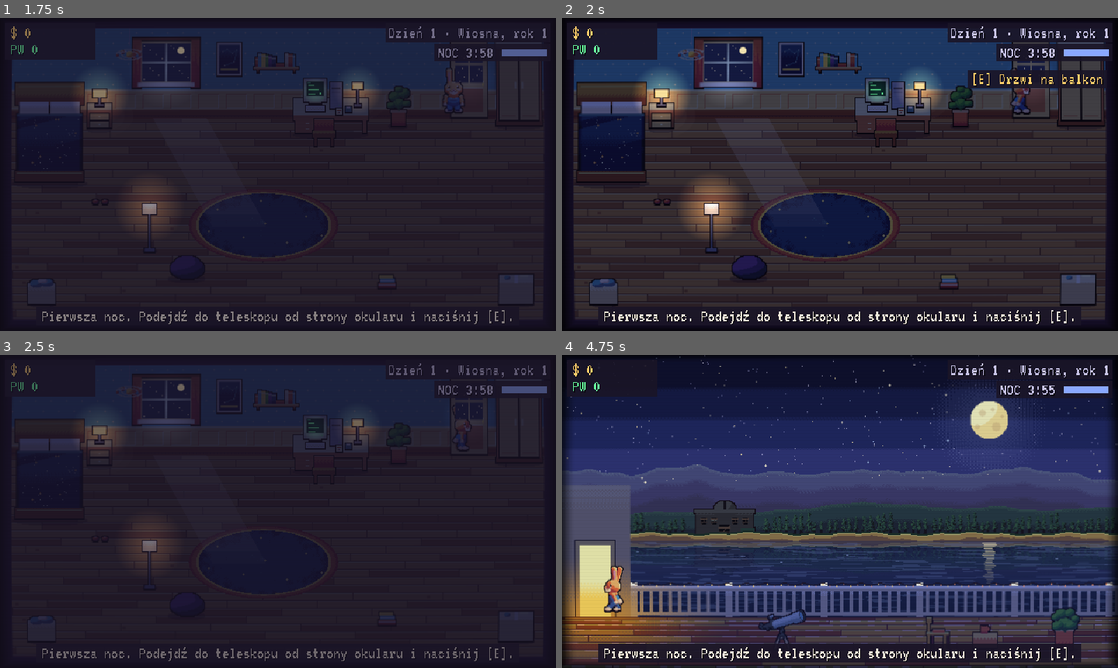
Above: before the commit, frames 1-4 (two rows, left to right).
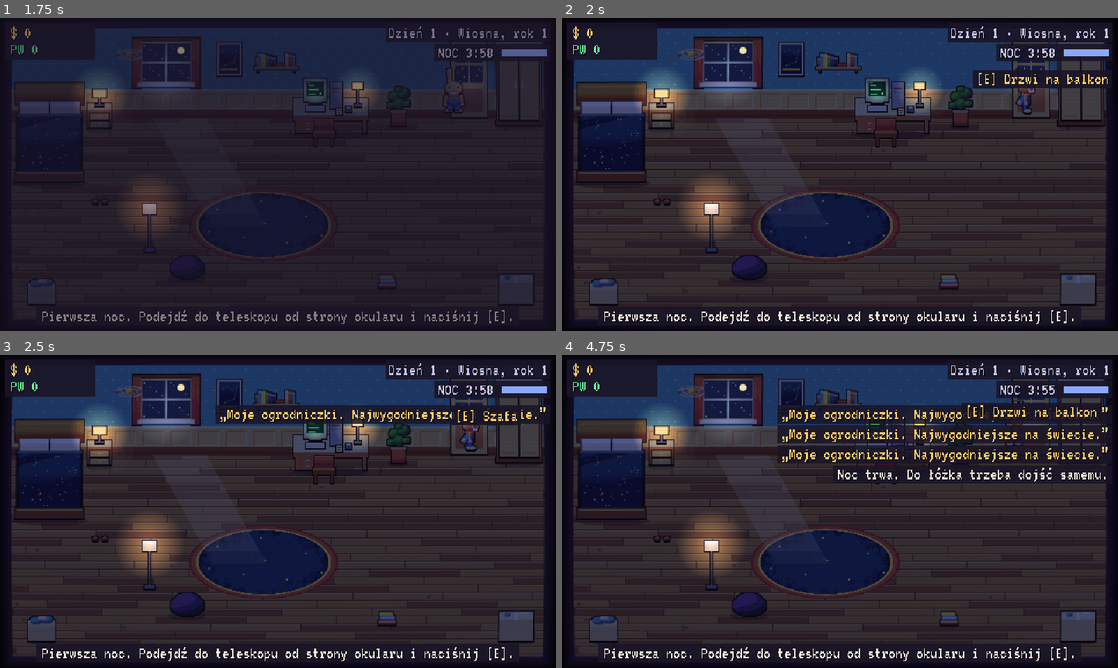
Above: after the commit, the same moments.

Repository: chysydzg/starwatcher
Game: Godot game, scene res://game/menu.tscn
Two runs of this game, one before a commit and one after it. Both use one fixed random seed, a clock stepped at 60 frames per second and the inputs below.
Inputs (mouse positions are in pixels of both pictures, inside the frame that each line leads up to):
- Up to frame 1 (1.75 s): click "START" at 0.5 s; tap Enter (ui_accept) at 1.25, 1.52 s; move the mouse to (400, 158) at 1.27 s; hold D (move_right) from 1.28 s (still down); hold E (interact) from 1.28 s (still down); click (400, 158) at 1.42 s
- Up to frame 2 (2 s): keep holding D (move_right); keep holding E (interact)
- Up to frame 3 (2.5 s): move the mouse to (166, 527) at 2.02 s; release D (move_right) at 2.03 s; release E (interact) at 2.03 s; hold Escape (back) from 2.03 s (still down); tap Space (confirm) at 2.1 s; tap Enter (ui_accept) at 2.27 s; tap E (interact) at 2.3 s
- Up to frame 4 (4.75 s): move the mouse to (895, 442) at 2.77 s; release Escape (back) at 2.78 s; hold D (move_right) 2.78-3.53 s; hold N (daynight) 2.78-3.53 s; tap E (interact) at 3.05, 3.8, 4.55 s; move the mouse to (812, 574) at 3.52 s; hold W (move_up) 3.53-4.28 s; tap X (focus_in) at 3.6 s; click (812, 574) at 3.67 s; tap Enter (ui_accept) at 3.77, 4.52 s; move the mouse to (1006, 558) at 4.27 s; hold A (move_left) from 4.28 s (still down); hold Z (focus_out) from 4.28 s (still down)

Frame 1 is identical in both runs. In frame 2, 0.7% of the frame differs, in the area x 73-99%, y 15-31%; in frame 3, 20%; in frame 4, 72%, in the area x 0-100%, y 0-100%.

Commit message:
Szybszy chód, kolizje fizyczne, luźniejsza interakcja
Jania chodzi 2x szybciej (CharacterBody2D + move_and_slide).
Meble, rekwizyty i ściany mają StaticBody2D; interakcja liczona od
krawędzi obiektu (np. łóżko z boku). Balkon: zejście do samego dołu.

Co-Authored-By: Claude Opus 5.5 <noreply@anthropic.com>
Claude-Session: https://claude.ai/code/session_01AApWJ5vAAocyN6ZrWVUcqc

Diff:
--- a/game/world.gd
+++ b/game/world.gd
@@ -4,15 +4,16 @@
 ## Meble i rekwizyty to osobne sprite'y sortowane po podstawie (y), kolizje z ich „stopek” z *_layout.json.
 
 const NIGHT_TINT := Color(0.34, 0.38, 0.64)
-const SPEED := 72.0
+const SPEED := 144.0
 const ROOM_WALK := Rect2(26, 122, 588, 220)
-const BALCONY_WALK := Rect2(36, 318, 572, 36)
-const ROOM_SPOTS := {"komputer": [Vector2(404, 152), 22, "Komputer"], "lozko": [Vector2(56, 206), 26, "Łóżko"],
-	"drzwi": [Vector2(541, 128), 22, "Drzwi na balkon"], "szafa": [Vector2(598, 136), 22, "Szafa"],
-	"plakat": [Vector2(264, 128), 18, "Plakat"], "model": [Vector2(149, 128), 16, "Model Układu Słonecznego"],
-	"paczka": [Vector2(500, 146), 20, "Paczka"], "radio": [Vector2(596, 344), 22, "Radio"]}
-const BALCONY_SPOTS := {"wroc": [Vector2(44, 336), 24, "Wróć do pokoju"], "teleskop": [Vector2(214, 340), 20, "Teleskop"],
-	"krzeslo": [Vector2(433, 352), 16, "Krzesło"], "skrzynka": [Vector2(488, 350), 14, "Kubek"], "kwiatek": [Vector2(582, 352), 16, "Kwiatek"]}
+const BALCONY_WALK := Rect2(36, 318, 572, 42)
+const REACH := 24.0   # jak blisko obiektu (od jego krawędzi) trzeba stanąć
+const ROOM_SPOTS := {"komputer": [Rect2(334, 104, 94, 48), "Komputer"], "lozko": [Rect2(12, 96, 88, 100), "Łóżko"],
+	"drzwi": [Rect2(518, 104, 46, 18), "Drzwi na balkon"], "szafa": [Rect2(568, 104, 62, 24), "Szafa"],
+	"plakat": [Rect2(248, 104, 32, 18), "Plakat"], "model": [Rect2(132, 104, 34, 18), "Model Układu Słonecznego"],
+	"paczka": [Rect2(488, 126, 26, 12), "Paczka"], "radio": [Rect2(572, 312, 48, 22), "Radio"]}
+const BALCONY_SPOTS := {"wroc": [Rect2(0, 300, 66, 60), "Wróć do pokoju"], "teleskop": [Rect2(214, 326, 70, 22), "Teleskop"],
+	"krzeslo": [Rect2(416, 330, 34, 16), "Krzesło"], "skrzynka": [Rect2(472, 330, 32, 14), "Kubek"], "kwiatek": [Rect2(564, 330, 36, 16), "Kwiatek"]}
 
 var room: Node2D
 var balcony: Node2D
@@ -20,6 +21,7 @@
 var balcony_sort: Node2D
 var sky_fx: Node2D
 var jania: Sprite2D
+var body: CharacterBody2D
 var modulate_node: CanvasModulate
 var lights: Array[PointLight2D] = []
 var glow: Node2D
@@ -53,6 +55,13 @@
 	jania.hframes = 7
 	jania.vframes = 3
 	jania.offset = Vector2(-18, -52)
+	body = CharacterBody2D.new()  # pozycja ciała = stopy Jani
+	body.motion_mode = CharacterBody2D.MOTION_MODE_FLOATING
+	var shape := CollisionShape2D.new()
+	shape.shape = RectangleShape2D.new()
+	shape.shape.size = Vector2(18, 6)
+	body.add_child(shape)
+	body.add_child(jania)
 	_build_room()
 	_build_balcony()
 	modulate_node = CanvasModulate.new()
@@ -127,6 +136,23 @@
 	return sorter
 
 
+## kolidery: stopki obiektów + ściany wokół obszaru chodzenia (warstwa 1 pokój, 2 balkon)
+func _colliders(where: String, root: Node2D) -> void:
+	var sb := StaticBody2D.new()
+	sb.collision_layer = 2 if where == "balcony" else 1
+	sb.collision_mask = 0
+	root.add_child(sb)
+	var a: Rect2 = BALCONY_WALK if where == "balcony" else ROOM_WALK
+	var walls := [Rect2(a.position.x - 40, a.position.y - 40, a.size.x + 80, 40), Rect2(a.position.x - 40, a.end.y, a.size.x + 80, 40),
+		Rect2(a.position.x - 40, a.position.y, 40, a.size.y), Rect2(a.end.x, a.position.y, 40, a.size.y)]
+	for r in feet[where] + walls:
+		var cs := CollisionShape2D.new()
+		cs.shape = RectangleShape2D.new()
+		cs.shape.size = r.size
+		cs.position = r.get_center()
+		sb.add_child(cs)
+
+
 func _build_room() -> void:
 	room = Node2D.new()
 	add_child(room)
@@ -142,7 +168,7 @@
 	props.parcel.offset = Vector2(0, -24)
 	props.parcel.centered = false
 	room_sort.add_child(props.parcel)
-	feet.room.append(Rect2(488, 126, 26, 12))
+	_colliders("room", room)
 	for l in [[Vector2(114, 88), "ffc070", 1.0, 1.1], [Vector2(412, 82), "ffc070", 0.9, 0.9], [Vector2(363, 84), "6affa0", 0.7, 0.5],
 			[Vector2(191, 60), "8aa8ff", 0.6, 1.4], [Vector2(172, 218), "ffd890", 0.9, 1.3], [Vector2(541, 70), "8aa8ff", 0.4, 1.0]]:
 		var g := GradientTexture2D.new()
@@ -193,6 +219,7 @@
 	var chair: Sprite2D = props.balcony_chair
 	props.pillow = _sprite("pillow", Vector2(426, 313) - chair.position, chair)
 	var crate: Sprite2D = props.balcony_crate
+	_colliders("balcony", balcony)
 	props.thermos = _sprite("thermos", Vector2(497, 298) - crate.position, crate)
 
 
@@ -239,18 +266,19 @@
 	Game.location = where
 	room.visible = where == "room"
 	balcony.visible = where == "balcony"
-	if jania.get_parent():
-		jania.get_parent().remove_child(jania)
-	(balcony_sort if where == "balcony" else room_sort).add_child(jania)
+	if body.get_parent():
+		body.get_parent().remove_child(body)
+	(balcony_sort if where == "balcony" else room_sort).add_child(body)
+	body.collision_mask = 2 if where == "balcony" else 1  # kolizje tylko z aktualną sceną
 	if where == "balcony":
-		jania.position = Vector2(64, 340)
+		body.position = Vector2(64, 340)
 		face = 1
 		flip = false
 	elif not instant:
-		jania.position = Vector2(541, 136)
+		body.position = Vector2(541, 136)
 		face = 0
-	elif jania.position == Vector2.ZERO:
-		jania.position = Vector2(300, 220)
+	elif body.position == Vector2.ZERO:
+		body.position = Vector2(300, 220)
 	_apply_phase(true)
 
 
@@ -297,26 +325,13 @@
 	if not walking:
 		return
 	idle_t = 0.0
-	var step := v.normalized() * SPEED * dt
-	_try(Vector2(step.x, 0))
-	_try(Vector2(0, step.y))
+	body.velocity = v.normalized() * SPEED
+	body.move_and_slide()  # ślizga się wzdłuż mebli i ścian
 	if absf(v.x) >= absf(v.y):
 		face = 1
 		flip = v.x < 0
 	else:
 		face = 0 if v.y > 0 else 2
-
-
-func _try(d: Vector2) -> void:
-	var np := jania.position + d
-	var box := Rect2(np - Vector2(6, 3), Vector2(12, 4))  # stopy Jani
-	var area := BALCONY_WALK if Game.location == "balcony" else ROOM_WALK
-	if not area.encloses(box):
-		return
-	for b in feet[Game.location]:
-		if b.intersects(box):
-			return
-	jania.position = np
 
 
 func _animate(dt: float) -> void:
@@ -325,7 +340,7 @@
 	var frame := 0
 	var walking: bool = jania.get_meta("walking", false)
 	if walking:
-		frame = 1 + int(t * 9.0) % 4 if face == 1 else 1 + int(t * 7.0) % 2
+		frame = 1 + int(t * 14.0) % 4 if face == 1 else 1 + int(t * 10.0) % 2
 	elif happy_t > 0:
 		face = 0
 		frame = 6
@@ -349,12 +364,17 @@
 
 func _nearest() -> String:
 	var sp := _spots()
+	var best := ""
+	var best_d := 1e9
 	for k in sp:
 		if (k == "paczka" and Game.parcels.is_empty()) or (k == "radio" and not Game.has("radio")):
 			continue
-		if jania.position.distance_to(sp[k][0]) < sp[k][1]:
-			return k
-	return ""
+		var r: Rect2 = sp[k][0]
+		var d := body.position.distance_to(body.position.clamp(r.position, r.end))
+		if d < REACH and d < best_d:
+			best_d = d
+			best = k
+	return best
 
 
 func _unhandled_input(e: InputEvent) -> void:
@@ -465,7 +485,7 @@
 	ok.grab_focus.call_deferred()
 	ok.pressed.connect(func():
 		p.get_parent().queue_free()
-		jania.position = Vector2(56, 210)
+		body.position = Vector2(56, 210)
 		face = 0
 		_enter("room", true)
 		busy = false
@@ -627,9 +647,9 @@
 		return
 	var k := _nearest()
 	if k != "" and not busy:
-		var label: String = Game.key("interact") + " " + _spots()[k][2]
+		var label: String = Game.key("interact") + " " + _spots()[k][1]
 		var w := _w(label)
-		var p := (jania.position + Vector2(-w / 2, -60)).floor()
+		var p := (body.position + Vector2(-w / 2, -60)).floor()
 		p.x = clampf(p.x, 6, 634 - w)
 		n.draw_rect(Rect2(p.x - 4, p.y - 16, w + 8, 21), Color(0.1, 0.08, 0.15, 0.9))
 		_txt(p, label, Color("ffcf6b"))
--- a/test/test.gd
+++ b/test/test.gd
@@ -69,5 +69,15 @@
 	w._interact("drzwi")
 	await get_tree().create_timer(1.0).timeout
 	print("location: ", Game.location)
+	# kolizje: Jania idzie w łóżko z prawej strony i musi się zatrzymać na jego krawędzi
+	w._enter("room", true)
+	w.busy = false
+	w.body.position = Vector2(140, 150)
+	for i in 60:
+		w.body.velocity = Vector2(-144, 0)
+		w.body.move_and_slide()
+		await get_tree().physics_frame
+	print("przy łóżku x=", w.body.position.x, " interakcja: ", w._nearest())
+	assert(w.body.position.x > 100 and w._nearest() == "lozko", "bed collider + side reach")
 	print("TEST OK")
 	get_tree().quit()
